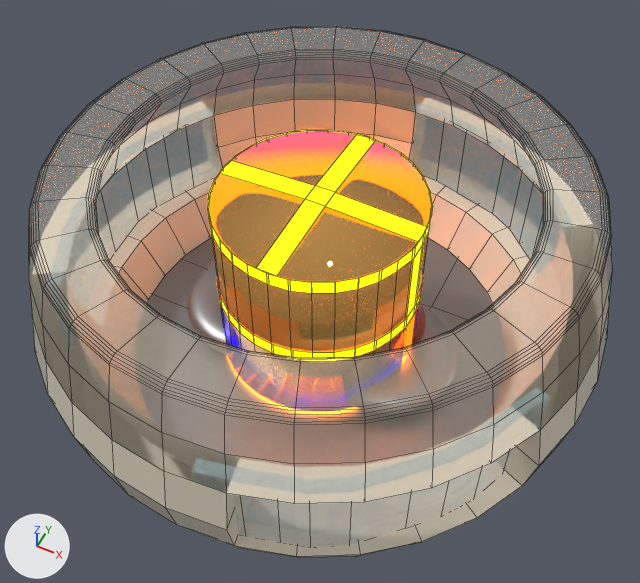
An edit to the Blender file assets/robo_chan/robo_chan_model.blend, drawn before and after from the same camera.
The view is the same before and after, from a camera (50 mm lens) standing at (10.6, -21.2, 29.6) and looking at (0.2, -0.3, 3.5). The axes (+X, +Y, +Z) are drawn at lower left. The lights are the same throughout. Mesh edges are drawn as thin lines on the coarser meshes. The same objects are shown in both versions, whatever each file hides.

The scene before the commit, as lines of its bpy script (objects in view):
```python
me_cylinder_007 = bpy.data.meshes.new('Cylinder.007')
me_cylinder_007.from_pydata(...)  # 280 vertices, 146 faces; spans x -1.0..1.0, y -1.01..1.0, z -1.05..1.05
# faces by material slot: [34, 112]
me_cylinder_007.materials.append(mat_crate_material)  # orange #e7ae60
me_cylinder_007.materials.append(mat_crate_hardnered)  # black #200807
me_cylinder_008 = bpy.data.meshes.new('Cylinder.008')
me_cylinder_008.from_pydata(...)  # 826 vertices, 815 faces; spans x -10.8..11.1, y -11.1..11.1, z 0.3..9.0
# faces by material slot: [25, 204, 106, 480]
me_cylinder_008.materials.append(mat_trigger_ground_mat)  # grey #9e9e9e
me_cylinder_008.materials.append(mat_room_main_color)  # white #e7ddc8
me_cylinder_008.materials.append(mat_glass)  # cyan #b5dfe7
me_cylinder_008.materials.append(mat_room_main_dither)  # white #e7ddc8
# before: 70 (0.0, 10.7, 5.5), 169 (-8.9, 6.0, 5.5), 173 (-7.6, 7.6, 5.5), 177 (-6.0, 8.9, 5.5), 181 (-4.1, 9.9, 5.5)
# before: 185 (-2.1, 10.5, 5.5), 190 (0.0, 9.5, 5.5) at pixel (415, 112), 289 (-7.9, 5.3, 5.5) at pixel (213, 115), 293 (-6.7, 6.7, 5.5) at pixel (252, 105), 297 (-5.3, 7.9, 5.5) at pixel (293, 99)
# before: 301 (-3.6, 8.8, 5.5) at pixel (334, 98), 305 (-1.9, 9.3, 5.5) at pixel (375, 103), 736 (-7.9, 5.5, 2.0), 737 (-7.9, 5.5, 5.6), 782 (-0.1, 9.6, 5.7)
# before: 783 (-0.1, 10.1, 5.7)
me_sphere_006 = bpy.data.meshes.new('Sphere.006')
me_sphere_006.from_pydata(...)  # 2410 vertices, 2560 faces; spans x -2.0..2.0, y -1.0..1.0, z -2.29..2.49
me_sphere_006.polygons.foreach_set('use_smooth', [True] * 2560)
# faces by material slot: [1536, 512, 512]
me_sphere_006.materials.append(mat_trigger_ground_mat)  # grey #9e9e9e
me_sphere_006.materials.append(mat_transparent_light_left)  # red #900005
me_sphere_006.materials.append(mat_transparent_light_right)  # green #00b001
ob_alien_crate = bpy.data.objects.new('Alien_Crate', me_cylinder_007)
ob_alien_crate.location = (0.0, 0.0, 4.0)
ob_alien_crate.rotation_euler = (-3.142, 0.0, 0.0)  # degrees (-180, 0, 0)
ob_alien_crate.scale = (4.0, 4.0, 4.0)
ob_locking_mechanism = bpy.data.objects.new('Locking_Mechanism', me_sphere_006)
ob_locking_mechanism.location = (0.0, 0.0, 1.25)
ob_locking_mechanism.scale = (3.0, 3.0, 1.2)
ob_room_base = bpy.data.objects.new('Room_Base', me_cylinder_008)
ob_room_base.location = (0.0, 0.0, 0.0)
```
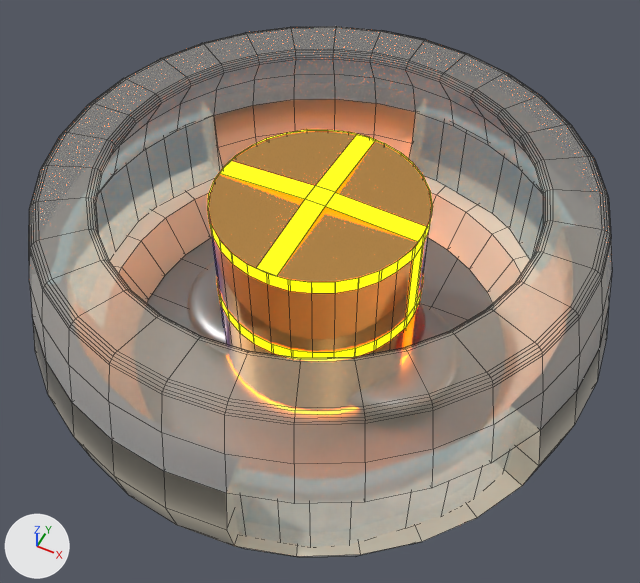
Where the newer file only moved an object's origin or applied its transform, the numbers keep the older frame.

The change, as JSON lines over the scene's bpy script:
```json
{"block": "me_cylinder_007", "where": "me_cylinder_007.from_pydata(...)  # 280 vertices, 146 faces; spans x -1.0..1.0, y -1.01..1.0, z -1.05..1.05"}
{"block": "me_cylinder_007", "where": "# used by ob_alien_crate; location = (0.0, 0.0, 4.0); rotation_euler = (-3.142, 0.0, 0.0), in degrees (-180, 0, 0); scale = (4.0, 4.0, 4.0)"}
{"block": "me_cylinder_007", "change": "me_cylinder_007 part 1: edges marked sharp go from 0 to 64"}
{"block": "me_cylinder_008", "where": "# used by ob_room_base; location = (0.0, 0.0, 0.0)"}
{"block": "me_cylinder_008", "where": "# verts and faces of me_cylinder_008; kept vertices keep their numbers, new ones are numbered from 826"}
{"op": "remove", "block": "me_cylinder_008", "code": "me_cylinder_008.from_pydata(...)  # 826 vertices, 815 faces; spans x -10.8..11.1, y -11.1..11.1, z 0.3..9.0"}
{"op": "add", "block": "me_cylinder_008", "code": "me_cylinder_008.from_pydata(...)  # 826 vertices, 831 faces; spans x -10.8..11.1, y -11.1..11.1, z 0.2..9.0"}
{"block": "me_cylinder_008", "change": "me_cylinder_008 part 2"}
{"op": "add", "block": "me_cylinder_008", "code": "verts[736] = (-7.9, 5.4, 2.0)  # moved"}
{"op": "add", "block": "me_cylinder_008", "code": "verts[737] = (-7.9, 5.4, 5.5)  # moved, pixel (213, 114)"}
{"op": "add", "block": "me_cylinder_008", "code": "verts[782] = (-0.1, 9.6, 5.5)  # moved"}
{"op": "add", "block": "me_cylinder_008", "code": "verts[783] = (-0.1, 10.1, 5.5)  # moved"}
{"op": "add", "block": "me_cylinder_008", "code": "faces += [(169, 173, 293, 289), (173, 177, 297, 293), (177, 181, 301, 297), (181, 185, 305, 301), (70, 190, 305, 185)]  # mat_trigger_ground_mat (grey #9e9e9e)"}
{"block": "me_cylinder_008", "change": "me_cylinder_008 part 3: 815 kept faces spanning x -10.8..11.1, y -11.1..11.1, z 0.2..9.0 are now shaded smooth"}
```

Where the change shows, as pixel boxes (x1, y1, x2, y2) in the pictures (640 x 583 px):
```json
{"part": 1, "of": "me_cylinder_007", "change": "shading changed", "before": [207, 129, 433, 358], "after": [207, 129, 433, 358]}
{"part": 2, "of": "me_cylinder_008", "change": "built on", "before": [186, 113, 444, 186], "after": [186, 113, 444, 186]}
{"part": 3, "of": "me_cylinder_008", "change": "shading changed", "before": [29, 26, 612, 558], "after": [29, 26, 612, 558]}
```
